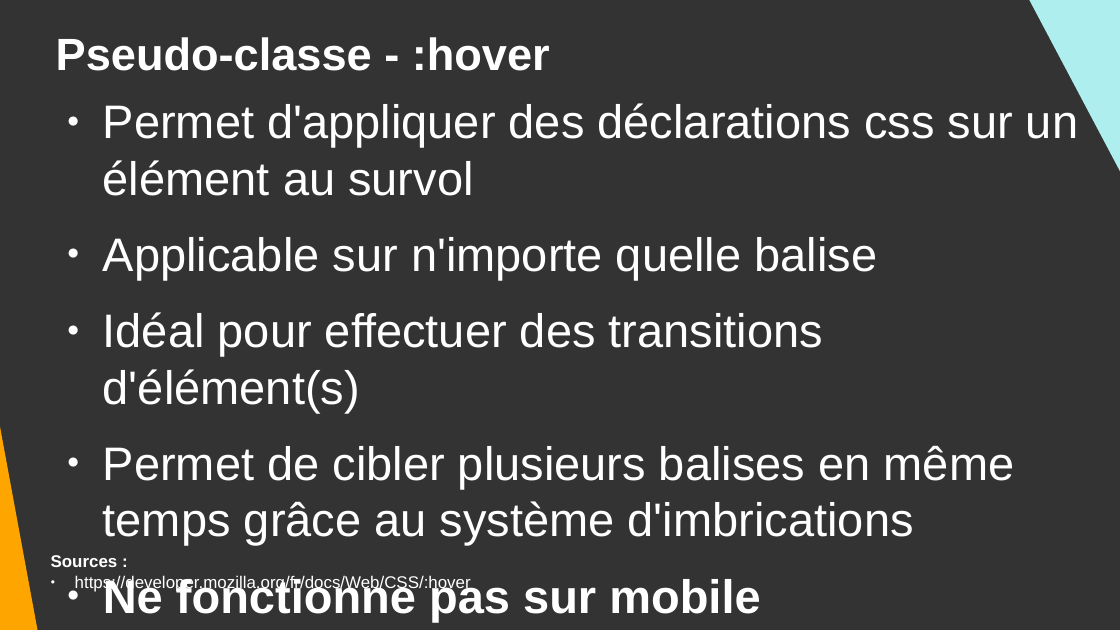
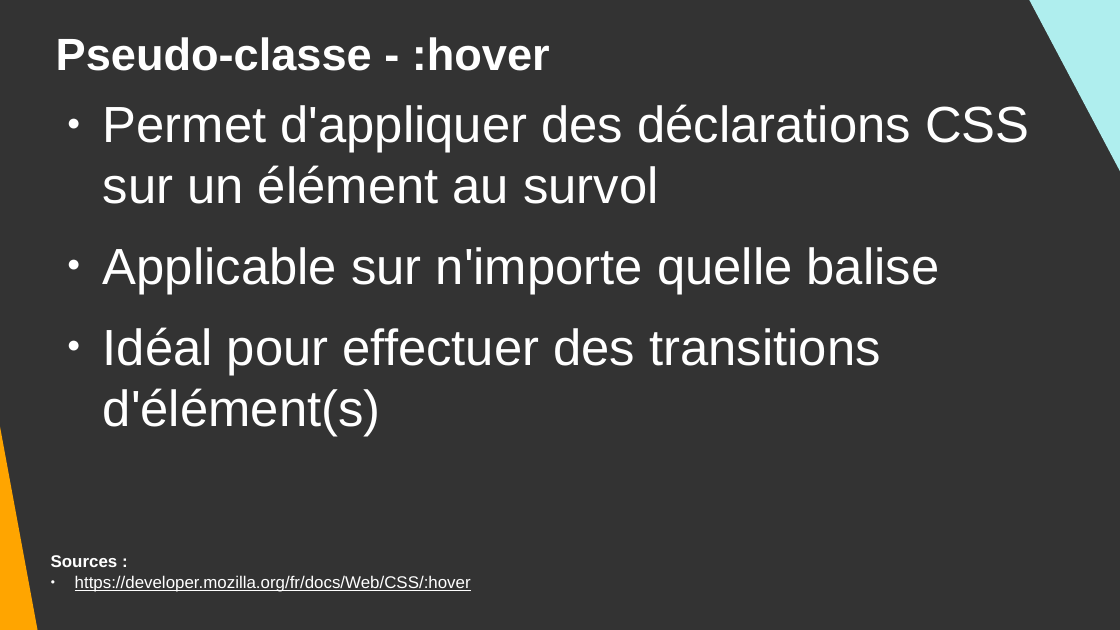
Before and after one commit to DanYellow/cours, a slide deck: slide 30 of integration-web-s1/travaux-pratiques/numero-6/presentation.odp (slide 29 before the commit). Drawn at 1120x630 pixels with LibreOffice and Linux fonts; fonts in the diff are those of the drawing. Boxes give left, top, right and bottom in pixels: in the first picture for what was removed or moved away, otherwise in the second. Text is boxed around its words. In the diff, an @@ line names an element or a change of style, - is before the commit and + after.

```diff
--- a/integration-web-s1/travaux-pratiques/numero-6/presentation.odp
+++ b/integration-web-s1/travaux-pratiques/numero-6/presentation.odp
@@ text at bbox=[103, 104, 1029, 204]: text changed; size 33.3 to 36 pt @@
-● Permet d'appliquer des déclarations css sur un élément au survol
+● Permet d'appliquer des déclarations CSS sur un élément au survol
@@ text at bbox=[103, 247, 940, 436]: size 33.3 to 36 pt in "Applicable sur n'importe quelle balise", "Idéal pour effectuer des transitions d'élément(s)" @@
@@ text at bbox=[103, 445, 1015, 622]: paragraphs removed @@
-● Permet de cibler plusieurs balises en même temps grâce au système d'imbrications
-● Ne fonctionne pas sur mobile
@@ text at bbox=[75, 575, 471, 592]: underline on in "https://developer.mozilla.org/fr/docs/Web/CSS/:hover" @@
```
Also in this commit, not shown: 5 other slides changed, 2 slides added, 14 other files.
